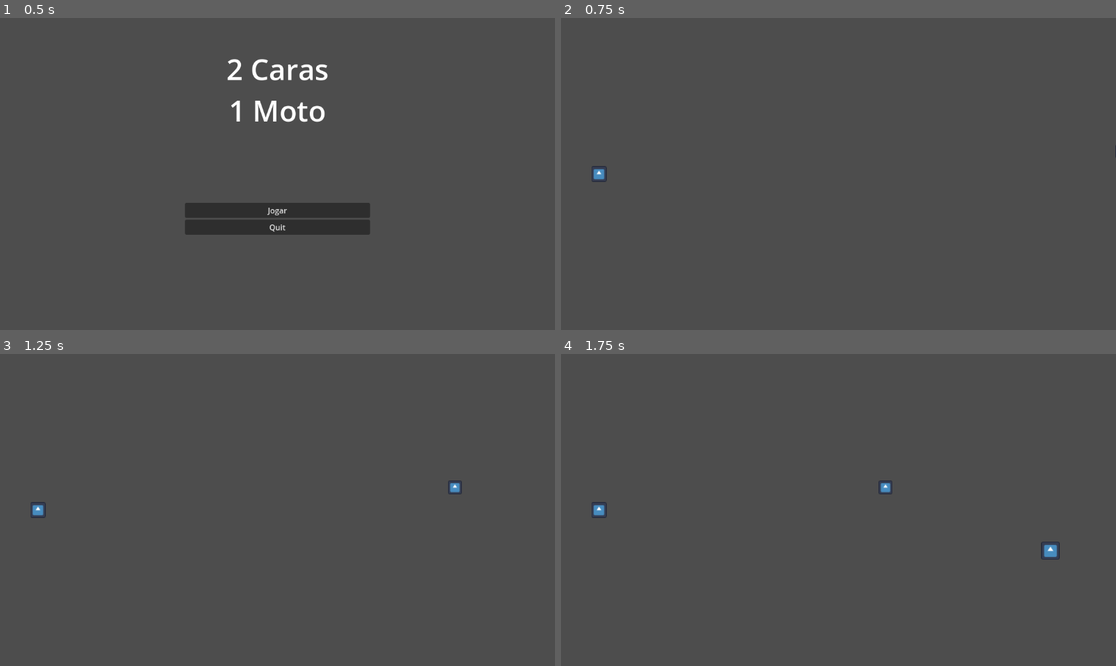
Above: before the commit, frames 1-4 (two rows, left to right).
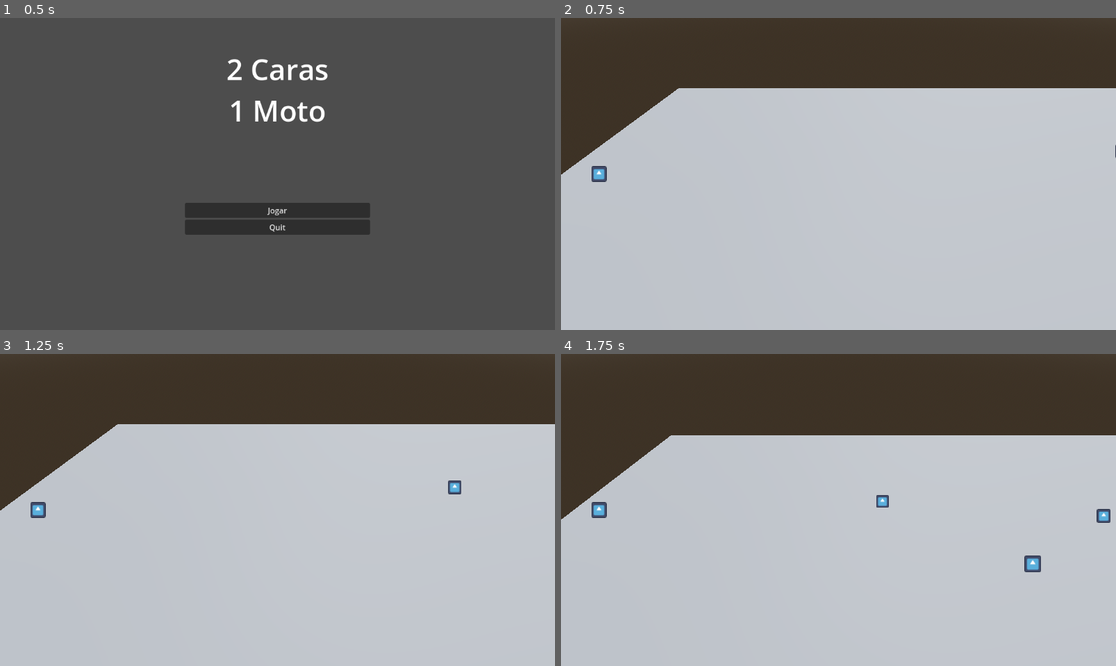
Above: after the commit, the same moments.

Repository: pedropauloo/mbj
Game: Godot game, scene res://scenes/scene_controller.tscn
Two runs of this game, one before a commit and one after it. Both use one fixed random seed, a clock stepped at 60 frames per second and the inputs below. The engine's default icon, where the game draws it, is replaced by a stand-in: a white triangle on a blue panel in a dark square.
Inputs:
- Up to frame 1 (0.5 s): no input
- Up to frame 2 (0.75 s): click "Jogar" at 0.5 s
- Up to frame 3 (1.25 s): no input
- Up to frame 4 (1.75 s): tap Enter (ui_accept) at 1.25, 1.35, 1.52 s; hold Right (ui_right) from 1.28 s (still down)

Frame 1 is identical in both runs. In frame 2, 100% of the frame differs, in the area x 0-100%, y 0-100%; in frame 3, 100%; in frame 4, 100%.

Commit message:
feat: pulo implementado

Diff:
--- a/scenes/game/actors/player/player.gd
+++ b/scenes/game/actors/player/player.gd
@@ -2,21 +2,31 @@
 
 @export var hp = 100
 @export var speed = 5.0
+@export var jump_force = 6
+@export var gravity = 9.8
 
-func get_input():
-	var input_dir = Vector3()
+func _physics_process(delta):
+	# Adicionar gravidade
+	if not is_on_floor():
+		velocity.y -= gravity * delta
 
-	if Input.is_action_pressed("ui_right"):
-		input_dir.x += 1
-	if Input.is_action_pressed("ui_left"):
-		input_dir.x -= 1
-	if Input.is_action_pressed("ui_down"):
-		input_dir.z += 1
-	if Input.is_action_pressed("ui_up"):
-		input_dir.z -= 1
+	# Pulo
+	if Input.is_action_just_pressed("ui_accept"):
+		jump()
 
-	velocity = input_dir.normalized() * speed
+	# UP = -z, DOWN = +Z, RIGHT = +x, LEFT = -x
+	var input_dir =  Input.get_vector("ui_up","ui_down","ui_right","ui_left")
+	var direction = (transform.basis * Vector3(input_dir.x, 0, input_dir.y)).normalized()
+	if direction:
 
-func _process(delta):
-	get_input()
+		velocity.x = direction.x * speed
+		velocity.z = direction.z * speed
+	else:
+		velocity.x = move_toward(velocity.x, 0 , speed)
+		velocity.z = move_toward(velocity.z, 0 , speed)
+
 	move_and_slide()
+
+func jump():
+	if is_on_floor():
+		velocity.y = jump_force
--- a/scenes/game/actors/player/player.tscn
+++ b/scenes/game/actors/player/player.tscn
@@ -4,7 +4,7 @@
 [ext_resource type="Texture2D" uid="uid://b1lvmc10bwxvt" path="res://icon.svg" id="2_ti0gt"]
 
 [sub_resource type="BoxShape3D" id="BoxShape3D_u4pkw"]
-size = Vector3(1.2, 0.1, 1.2)
+size = Vector3(1.2, 1, 1.2)
 
 [node name="player" type="CharacterBody3D"]
 script = ExtResource("1_6e15m")
@@ -17,7 +17,6 @@
 shape = SubResource("BoxShape3D_u4pkw")
 
 [node name="HitBox" type="Area3D" parent="."]
-monitoring = false
 
 [node name="CollisionShape3D" type="CollisionShape3D" parent="HitBox"]
 shape = SubResource("BoxShape3D_u4pkw")
--- a/scenes/game/levels/level_1/level_1.gd
+++ b/scenes/game/levels/level_1/level_1.gd
@@ -8,6 +8,7 @@
 	if(wall_ready):
 		var wall_inst = wall.instantiate()
 		wall_inst.position.x = 50
+		wall_inst.position.y = 1
 		wall_inst.position.z = randi_range(16,-16)
 		get_tree().get_root().add_child(wall_inst)
 		wall_ready = false
--- a/scenes/game/levels/level_1/level_1.tscn
+++ b/scenes/game/levels/level_1/level_1.tscn
@@ -1,14 +1,49 @@
-[gd_scene load_steps=3 format=3 uid="uid://7yu0eerkbu38"]
+[gd_scene load_steps=8 format=3 uid="uid://7yu0eerkbu38"]
 
 [ext_resource type="Script" path="res://scenes/game/levels/level_1/level_1.gd" id="1_lyuwy"]
 [ext_resource type="PackedScene" uid="uid://dh8kv8ss7haw0" path="res://scenes/game/actors/player/player.tscn" id="2_x6irs"]
+
+[sub_resource type="ProceduralSkyMaterial" id="ProceduralSkyMaterial_shev2"]
+sky_horizon_color = Color(0.64625, 0.65575, 0.67075, 1)
+ground_horizon_color = Color(0.64625, 0.65575, 0.67075, 1)
+
+[sub_resource type="Sky" id="Sky_nn3gx"]
+sky_material = SubResource("ProceduralSkyMaterial_shev2")
+
+[sub_resource type="Environment" id="Environment_ako27"]
+background_mode = 2
+sky = SubResource("Sky_nn3gx")
+tonemap_mode = 2
+
+[sub_resource type="BoxShape3D" id="BoxShape3D_53ueg"]
+size = Vector3(140, 1, 40)
+
+[sub_resource type="PlaneMesh" id="PlaneMesh_vln0p"]
+size = Vector2(140, 40)
 
 [node name="level_1" type="Node3D"]
 script = ExtResource("1_lyuwy")
 metadata/_edit_lock_ = true
 
+[node name="WorldEnvironment" type="WorldEnvironment" parent="."]
+environment = SubResource("Environment_ako27")
+
+[node name="DirectionalLight3D" type="DirectionalLight3D" parent="."]
+transform = Transform3D(-0.866023, -0.433016, 0.250001, 0, 0.499998, 0.866027, -0.500003, 0.749999, -0.43301, 0, 0, 0)
+
+[node name="Ground" type="StaticBody3D" parent="."]
+
+[node name="CollisionShape3D" type="CollisionShape3D" parent="Ground"]
+transform = Transform3D(1, 0, 0, 0, 1, 0, 0, 0, 1, 65, 0, 0)
+shape = SubResource("BoxShape3D_53ueg")
+
+[node name="MeshInstance3D" type="MeshInstance3D" parent="Ground"]
+transform = Transform3D(1, 0, 0, 0, 1, 0, 0, 0, 1, 65, 0, 0)
+mesh = SubResource("PlaneMesh_vln0p")
+skeleton = NodePath("")
+
 [node name="player" parent="." instance=ExtResource("2_x6irs")]
-transform = Transform3D(1.19249e-08, 0, -1, 0, 1, 0, 1, 0, 1.19249e-08, 0, 0, 0)
+transform = Transform3D(1.19249e-08, 0, -1, 0, 1, 0, 1, 0, 1.19249e-08, 0.00771284, 1, 0.0148174)
 
 [node name="Camera3D" type="Camera3D" parent="player"]
 transform = Transform3D(-4.37114e-08, -0.707107, 0.707107, 0, 0.707107, 0.707107, -1, 3.09086e-08, -3.09086e-08, 12, 12, -20)
@@ -17,6 +52,4 @@
 wait_time = 0.5
 autostart = true
 
-[node name="GridMap" type="GridMap" parent="."]
-
 [connection signal="timeout" from="Timer" to="." method="_on_timer_timeout"]
--- a/scenes/game/objects/wall/wall.tscn
+++ b/scenes/game/objects/wall/wall.tscn
@@ -4,7 +4,7 @@
 [ext_resource type="Texture2D" uid="uid://b1lvmc10bwxvt" path="res://icon.svg" id="2_d145d"]
 
 [sub_resource type="BoxShape3D" id="BoxShape3D_6wkxh"]
-size = Vector3(1.675, 0.1, 2.53588)
+size = Vector3(1.675, 1, 2.536)
 
 [node name="wall" type="Area3D"]
 script = ExtResource("1_q1dl3")
